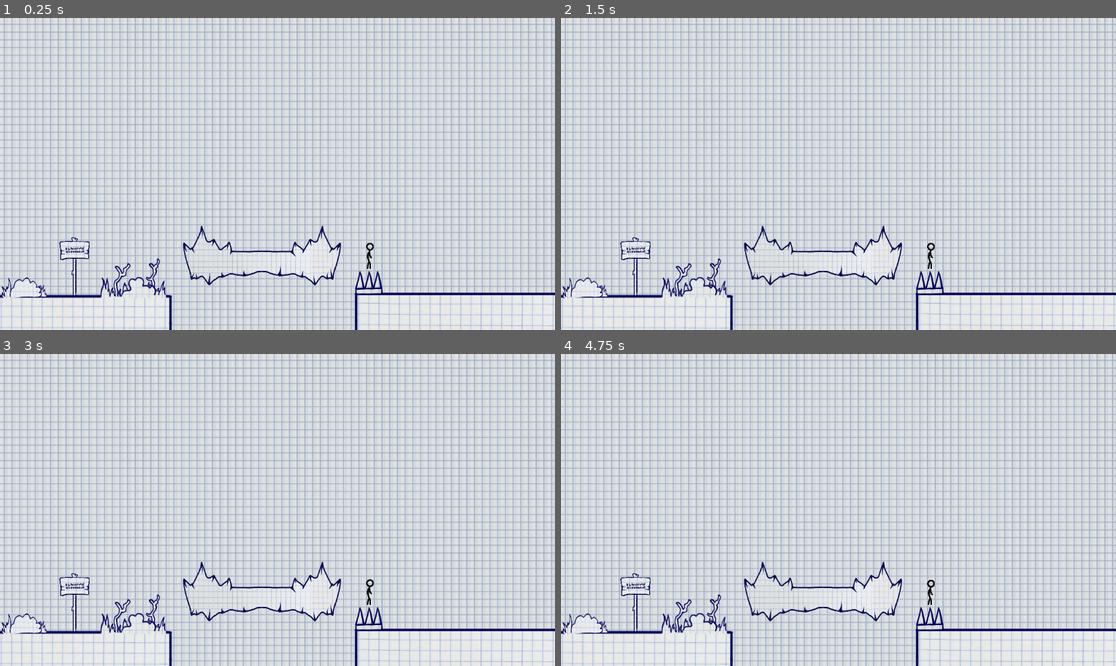
Above: before the commit, frames 1-4 (two rows, left to right).
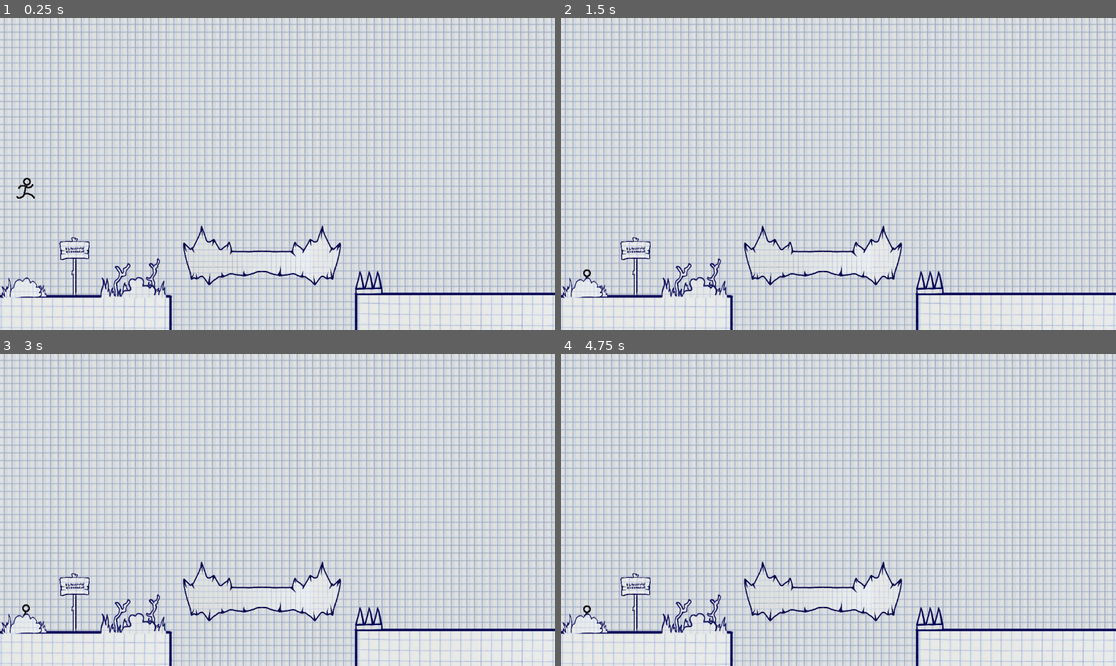
Above: after the commit, the same moments.

Repository: krishthedish17/Scale_game_jam
Game: Godot game, scene res://game/game.tscn
Two runs of this game, one before a commit and one after it. Both use one fixed random seed, a clock stepped at 60 frames per second and the inputs below. The project has no main scene, so this scene is started directly.
Inputs:
- Up to frame 1 (0.25 s): no input
- Up to frame 2 (1.5 s): tap Enter at 1.25 s
- Up to frame 3 (3 s): tap Space at 2 s; tap Enter at 2.75 s
- Up to frame 4 (4.75 s): tap Space at 3.5 s; tap Enter at 4.25 s

The runs differ from the first frame. In frame 1, 0.1% of the frame differs, in the area x 2-68%, y 51-81%; in frame 2, less than 0.1%; in frame 3, less than 0.1%; in frame 4, less than 0.1%.

Commit message:
saved game

Diff:
--- a/game/game.tscn
+++ b/game/game.tscn
@@ -278,7 +278,7 @@
 texture = ExtResource("6_nljuk")
 
 [node name="CharacterBody2D" type="CharacterBody2D" parent="."]
-position = Vector2(770, 454)
+position = Vector2(56, 295)
 script = ExtResource("7_jja02")
 
 [node name="AnimatedSprite2D" type="AnimatedSprite2D" parent="CharacterBody2D"]
